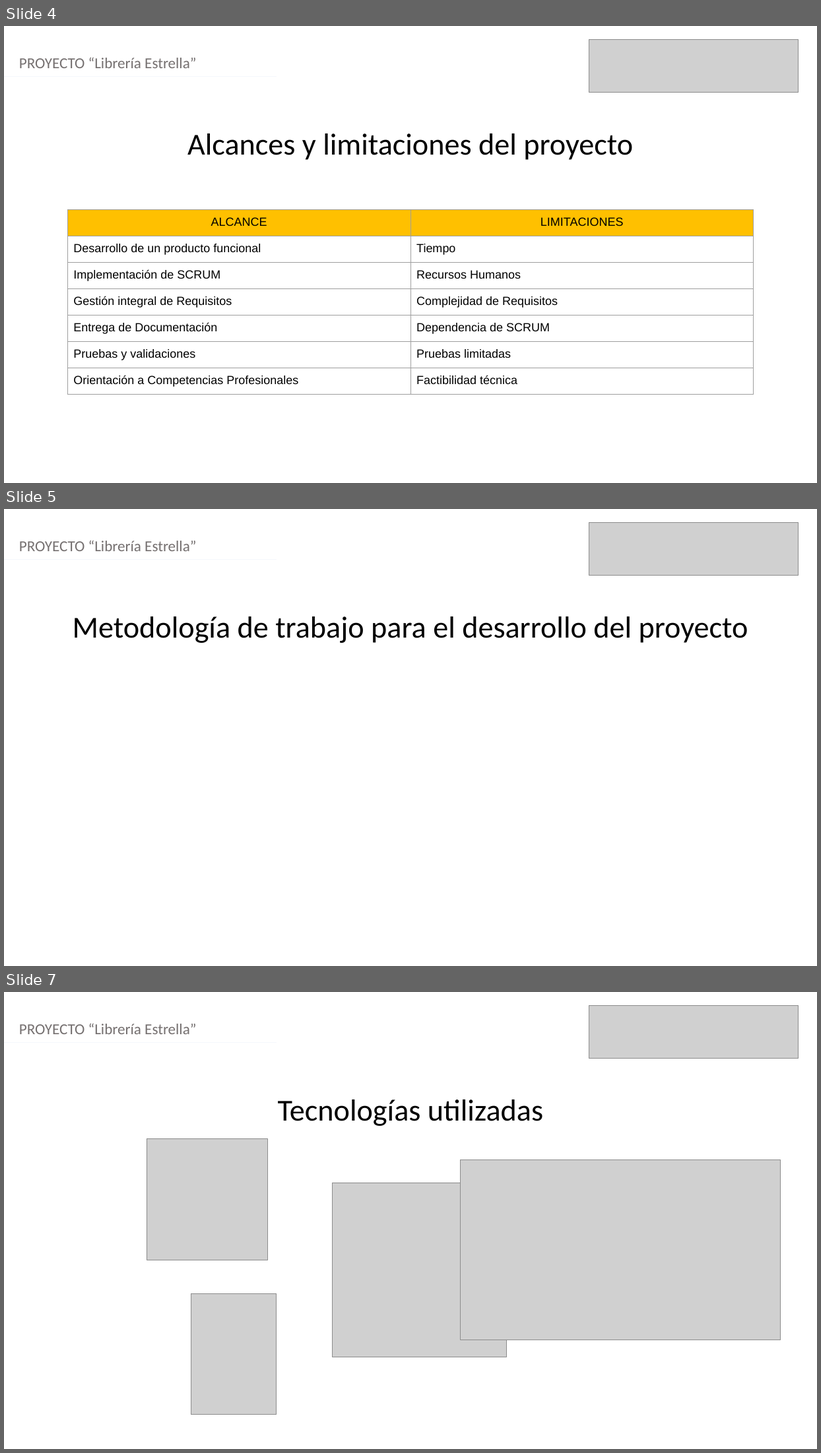
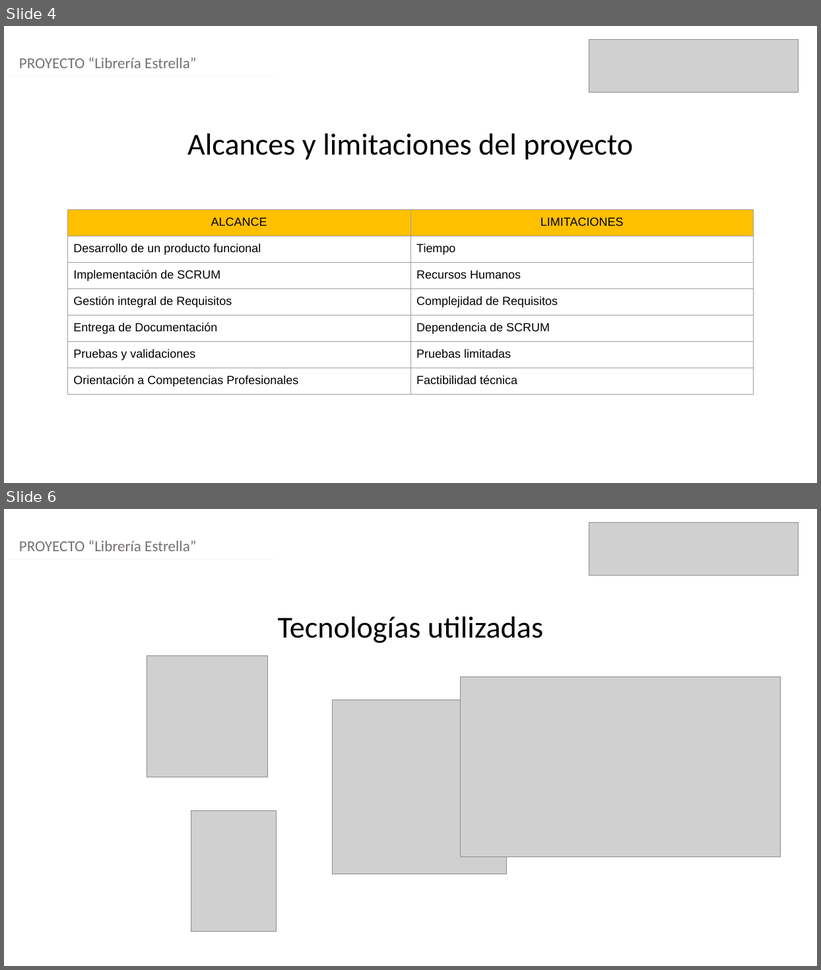
Before and after one commit to Kazzy98/SavagesV2, a slide deck: Fase 3/Evidencias Grupales/Libreria Estrella.pptx. Shown one above the other, each under a label of ours: slides 4, 5 and 7 before the commit, slides 4 and 6 after it; the slides between them are not shown. The pictures are 821x1453 and 821x970 pixels, drawn with LibreOffice and Linux fonts; fonts in the diff are those of the drawing; grey boxes stand for pictures. Boxes give left, top, right and bottom in pixels: in the first picture for what was removed or moved away, otherwise in the second. Text is boxed around its words. In the diff, an @@ line names an element or a change of style, - is before the commit and + after.

```diff
--- a/Fase 3/Evidencias Grupales/Libreria Estrella.pptx
+++ b/Fase 3/Evidencias Grupales/Libreria Estrella.pptx
@@ slide 5 removed at [4,509,817,966], background #FFFFFF @@
@@ picture removed at [589,523,799,576] @@
@@ text removed at [19,540,196,551] @@
-PROYECTO “Librería Estrella”
@@ line removed from (4, 560) to (277, 560) @@
@@ text removed at [73,617,748,643] @@
-Metodología de trabajo para el desarrollo del proyecto
@@ what was slide 7 is now slide 6 @@
```
Also in this commit, not shown: 3 slides changed, 1 other slide removed.
